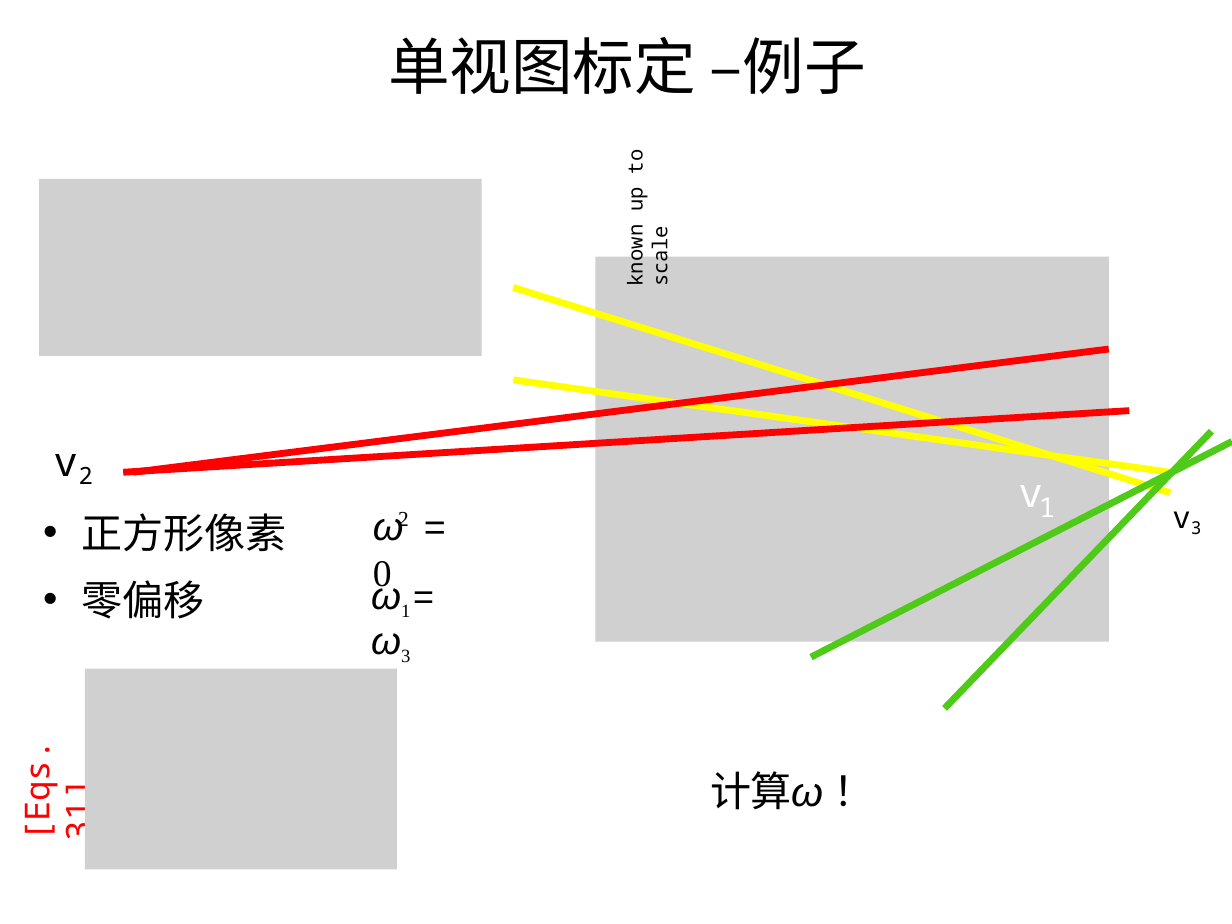
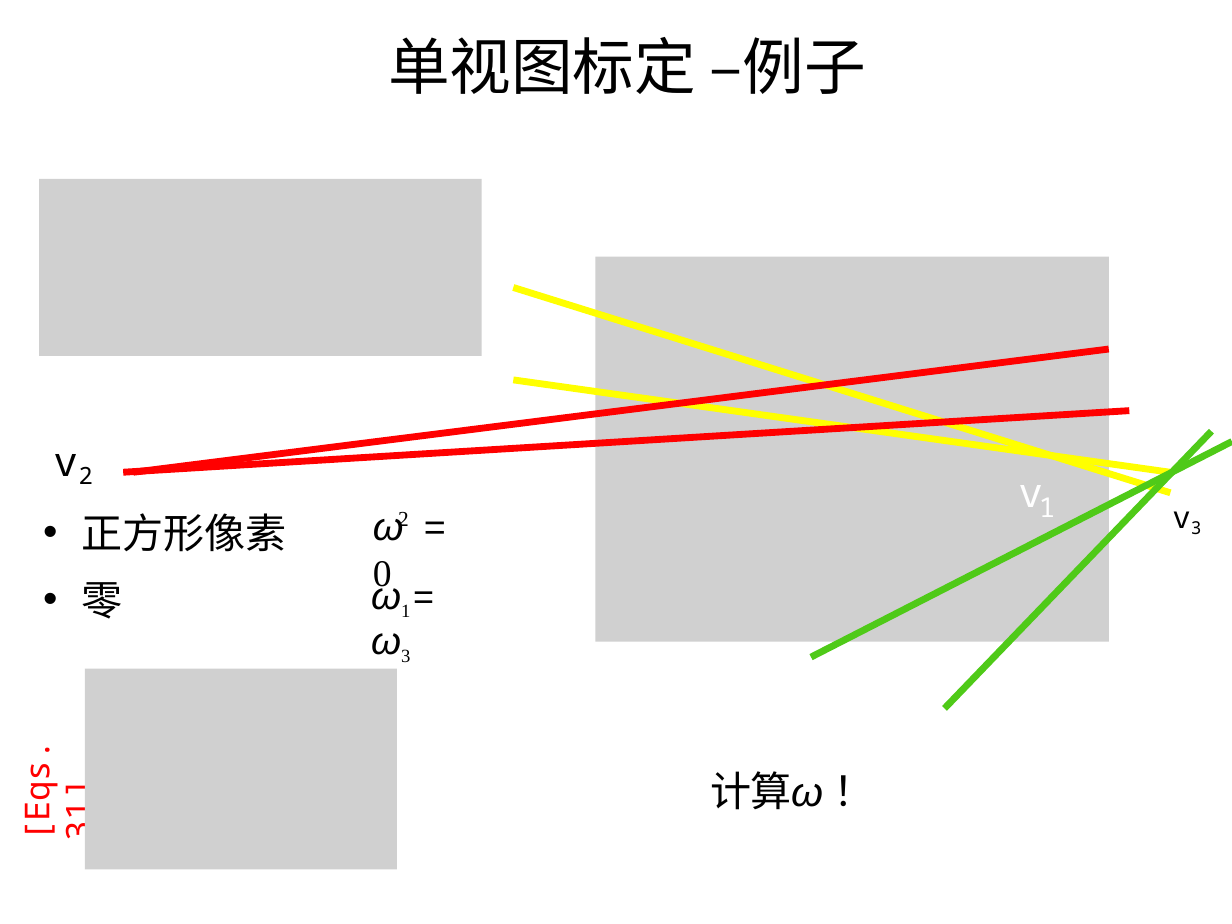
Before and after one commit to evenhax/translation_and_refining_for_cs231a, a slide deck: slide 41 of PPT231a_trans_and_refine/中文矫正版/lecture4_single_view_metrology .pptx. Drawn at 1232x924 pixels with LibreOffice and Linux fonts; fonts in the diff are those of the drawing; grey boxes stand for pictures; background and template pictures are left out. Boxes give left, top, right and bottom in pixels: in the first picture for what was removed or moved away, otherwise in the second. Text is boxed around its words. In the diff, an @@ line names an element or a change of style, - is before the commit and + after.

```diff
--- a/PPT231a_trans_and_refine/中文矫正版/lecture4_single_view_metrology .pptx
+++ b/PPT231a_trans_and_refine/中文矫正版/lecture4_single_view_metrology .pptx
@@ text removed at [621,152,673,284] @@
-known up to scale
@@ text at [82,582,123,619]: text changed @@
-• 零偏移
+• 零
```
Also in this commit, not shown: 14 other slides changed, 2 slides removed, 5 other files.
